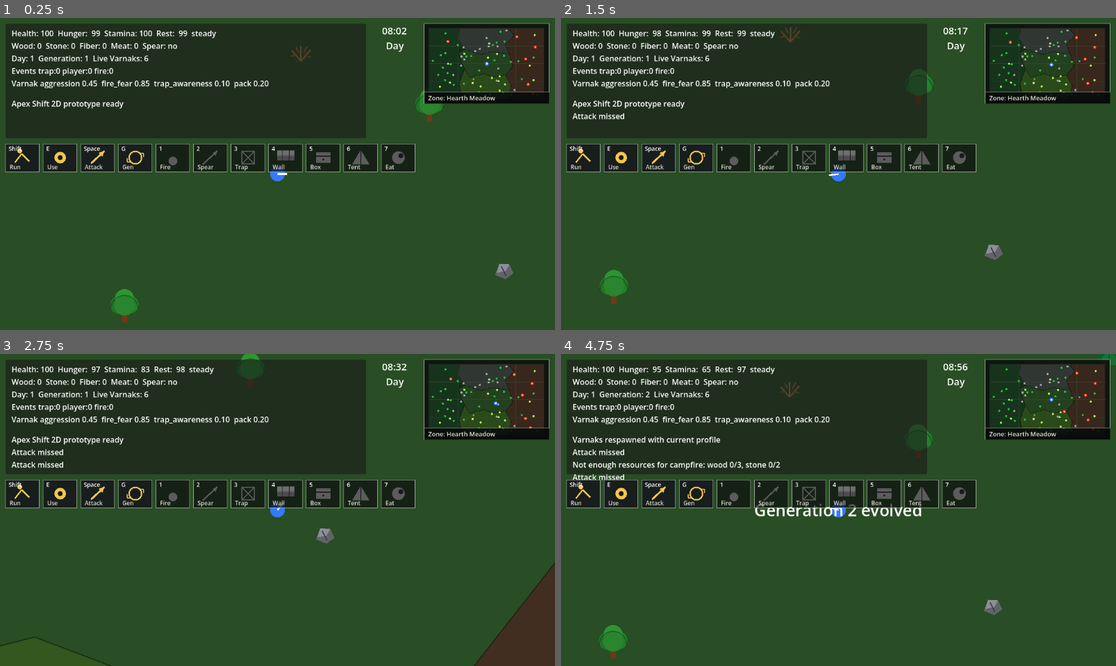
Above: before the commit, frames 1-4 (two rows, left to right).
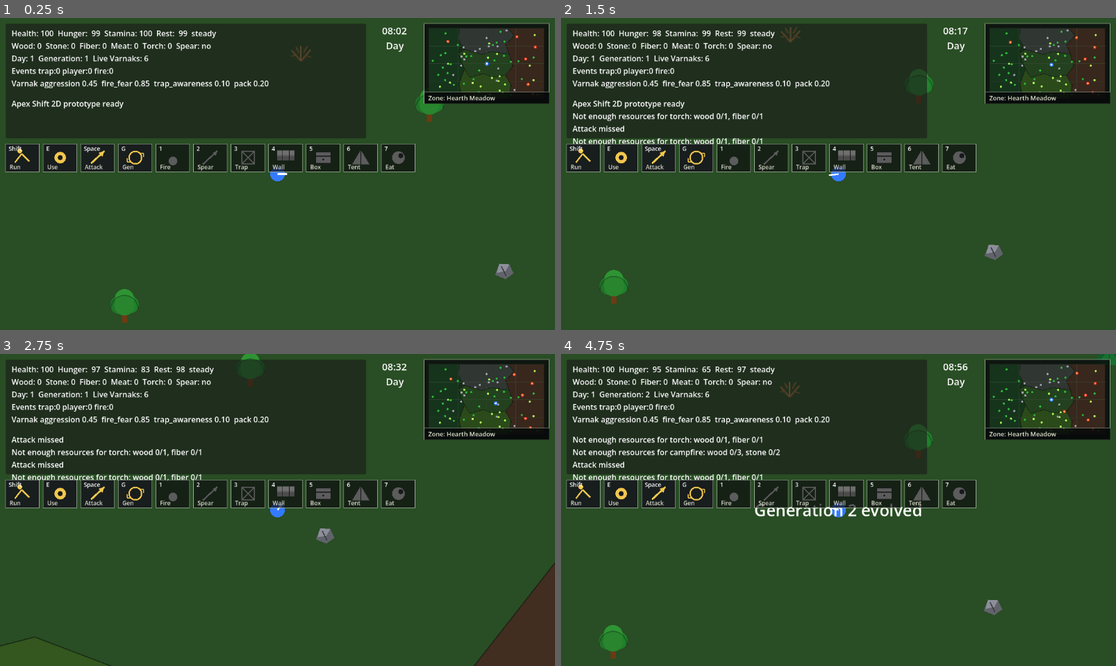
Above: after the commit, the same moments.

Repository: krisstoof/apex-shift-2d
Game: Godot game, scene res://scenes/main.tscn
The game is run twice, just before and just after one commit, with the same random seed, the same clock (stepped at 60 frames per second) and the same inputs.
Inputs (mouse positions are in pixels of both pictures, inside the frame that each line leads up to):
- Up to frame 1 (0.25 s): no input
- Up to frame 2 (1.5 s): tap Enter at 0.5 s; move the mouse to (960, 158) at 0.52 s; hold D (move_right) 0.53-1.28 s; tap 8 at 0.6, 1.35 s; click (960, 158) at 0.67 s; tap Space at 0.77 s; move the mouse to (727, 189) at 1.27 s; hold S (move_down) from 1.28 s (still down)
- Up to frame 3 (2.75 s): tap Space at 1.52 s; move the mouse to (333, 441) at 2.02 s; release S (move_down) at 2.03 s; hold D (move_right) from 2.03 s (still down); hold Shift from 2.03 s (still down); tap 8 at 2.3 s
- Up to frame 4 (4.75 s): move the mouse to (810, 572) at 2.77 s; release D (move_right) at 2.78 s; release Shift at 2.78 s; hold W (move_up) 2.78-3.53 s; tap E at 2.85 s; click (810, 572) at 2.92 s; tap Space at 3.02, 3.77, 4.52 s; tap 8 at 3.05, 3.8, 4.55 s; move the mouse to (1005, 556) at 3.52 s; hold A (move_left) from 3.53 s (still down); tap G at 3.6 s; move the mouse to (672, 463) at 4.27 s; tap 1 at 4.35 s

The runs differ from the first frame. In frame 1, 0.1% of the frame differs, in the area x 25-39%, y 8-11%; in frame 2, 0.9%; in frame 3, 1.0%; in frame 4, 1.7%, in the area x 2-40%, y 8-41%.

Commit message:
feature/#33 add craftable torch

Diff:
--- a/data/items.json
+++ b/data/items.json
@@ -5,5 +5,6 @@
   "meat": {"display_name": "Meat"},
   "hide": {"display_name": "Hide"},
   "bone": {"display_name": "Bone"},
-  "tent": {"display_name": "Tent"}
+  "tent": {"display_name": "Tent"},
+  "torch": {"display_name": "Torch"}
 }
--- a/data/recipes.json
+++ b/data/recipes.json
@@ -1,6 +1,7 @@
 {
   "campfire": {"wood": 3, "stone": 2},
   "spear": {"wood": 2, "stone": 1, "fiber": 1},
+  "torch": {"wood": 1, "fiber": 1},
   "trap": {"wood": 2, "fiber": 2},
   "wall": {"wood": 3},
   "storage_box": {"wood": 4},
--- a/scripts/player/inventory.gd
+++ b/scripts/player/inventory.gd
@@ -7,7 +7,8 @@
 	"fiber": 0,
 	"meat": 0,
 	"hide": 0,
-	"bone": 0
+	"bone": 0,
+	"torch": 0
 }
 
 func add_item(item_name: String, amount: int) -> void:
--- a/scripts/player/player.gd
+++ b/scripts/player/player.gd
@@ -80,6 +80,8 @@
 				_craft("tent")
 			KEY_7:
 				_eat("meat")
+			KEY_8:
+				_craft("torch")
 	if event is InputEventMouseButton and event.pressed and event.button_index == MOUSE_BUTTON_LEFT:
 		_attack()
 
@@ -160,6 +162,11 @@
 		return
 	for ingredient in recipe.keys():
 		inventory.remove_item(ingredient, int(recipe[ingredient]))
+	if item_name == "torch":
+		inventory.add_item("torch", 1)
+		get_node("/root/EventBus").emit_game_event("player_crafted_torch", {"count": inventory.get_amount("torch")})
+		get_node("/root/EventBus").post_message("Crafted torch")
+		return
 	if item_name == "spear":
 		has_spear = true
 		get_node("/root/EventBus").post_message("Crafted spear")
--- a/scripts/ui/hud.gd
+++ b/scripts/ui/hud.gd
@@ -57,7 +57,7 @@
 	clock_label.text = "%s\n%s" % [clock_text, time_label]
 	stats_label.text = "\n".join([
 		"Health: %3d  Hunger: %3d  Stamina: %3d  Rest: %3d  %s" % [player.stats.health, player.stats.hunger, player.stats.stamina, player.stats.rest, player.stats.get_condition_text()],
-		"Wood: %d  Stone: %d  Fiber: %d  Meat: %d  Spear: %s" % [player.inventory.get_amount("wood"), player.inventory.get_amount("stone"), player.inventory.get_amount("fiber"), player.inventory.get_amount("meat"), "yes" if player.has_spear else "no"],
+		"Wood: %d  Stone: %d  Fiber: %d  Meat: %d  Torch: %d  Spear: %s" % [player.inventory.get_amount("wood"), player.inventory.get_amount("stone"), player.inventory.get_amount("fiber"), player.inventory.get_amount("meat"), player.inventory.get_amount("torch"), "yes" if player.has_spear else "no"],
 		"Day: %d  Generation: %d  Live Varnaks: %d" % [day_night_system.get_day(), profile.get("generation", 1), live_varnaks],
 		"Events trap:%d player:%d fire:%d" % [evolution_director.trap_kills, evolution_director.player_kills, evolution_director.fire_scares],
 		"Varnak aggression %.2f  fire_fear %.2f  trap_awareness %.2f  pack %.2f" % [profile.get("aggression", 0.0), profile.get("fire_fear", 0.0), profile.get("trap_awareness", 0.0), profile.get("pack_coordination", 0.0)]
Not shown, added: new-tasks.md
